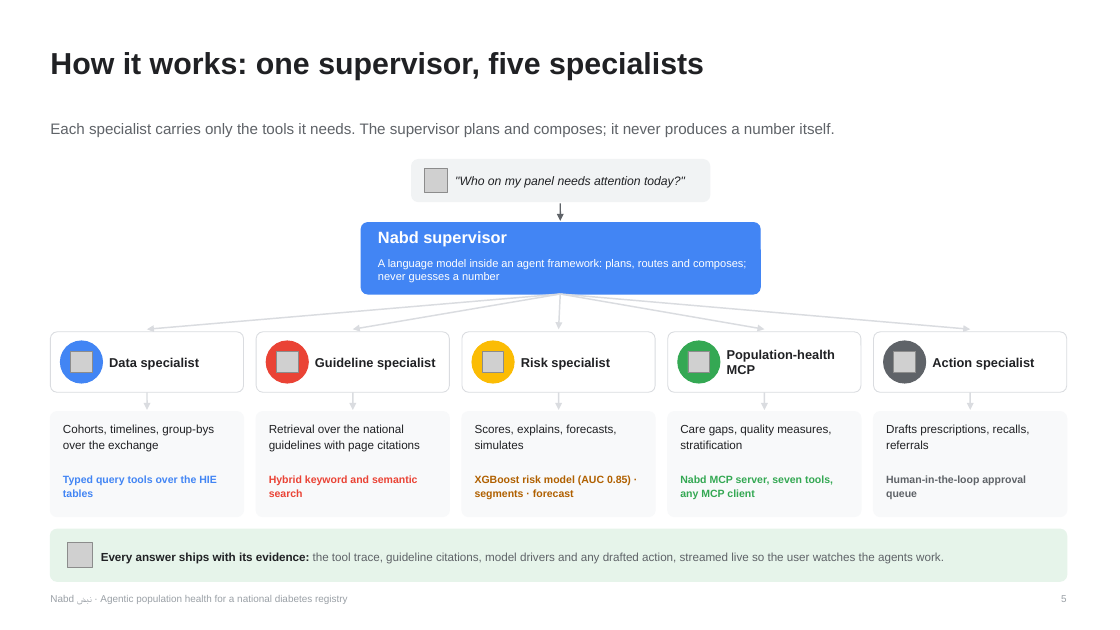
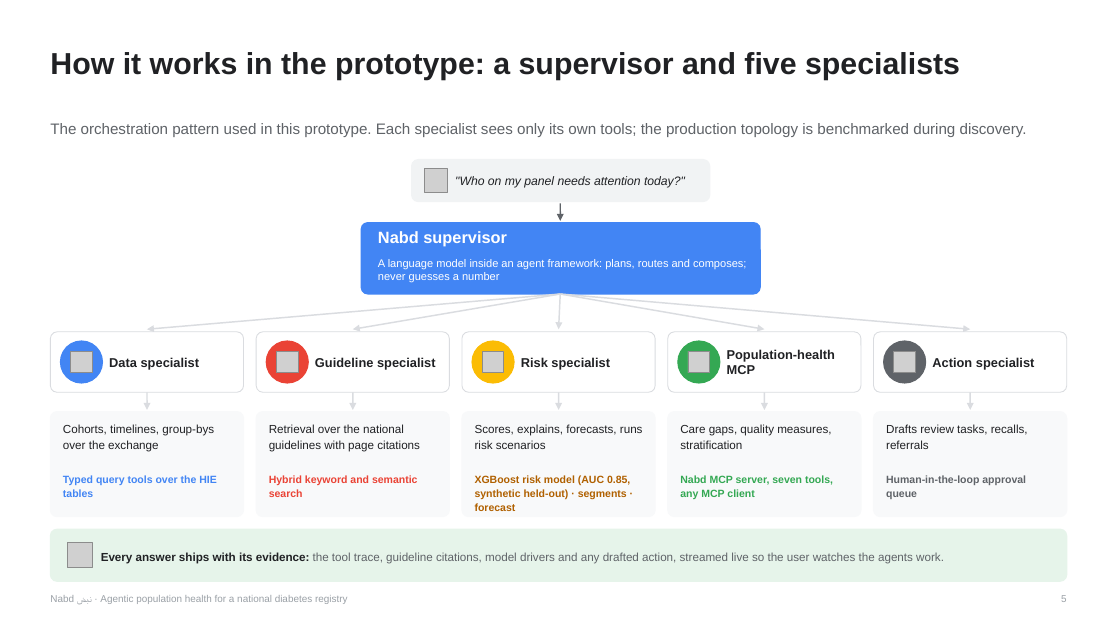
Before and after one commit to raedaldweik/G_Health, a slide deck: slide 5 of deck/Nabd.pptx. Drawn at 1120x630 pixels with LibreOffice and Linux fonts; fonts in the diff are those of the drawing; grey boxes stand for pictures. Boxes give left, top, right and bottom in pixels: in the first picture for what was removed or moved away, otherwise in the second. Text is boxed around its words. In the diff, an @@ line names an element or a change of style, - is before the commit and + after.

```diff
--- a/deck/Nabd.pptx
+++ b/deck/Nabd.pptx
@@ text at (x1=50, y1=52, x2=960, y2=80): text changed @@
-How it works: one supervisor, five specialists
+How it works in the prototype: a supervisor and five specialists
@@ text at (x1=50, y1=123, x2=1027, y2=137): text changed @@
-Each specialist carries only the tools it needs. The supervisor plans and composes; it never produces a number itself.
+The orchestration pattern used in this prototype. Each specialist sees only its own tools; the production topology is benchmarked during discovery.
@@ text at (x1=475, y1=424, x2=643, y2=449): text changed @@
-Scores, explains, forecasts, simulates
+Scores, explains, forecasts, runs risk scenarios
@@ text at (x1=886, y1=424, x2=1028, y2=449): text changed @@
-Drafts prescriptions, recalls, referrals
+Drafts review tasks, recalls, referrals
@@ text at (x1=475, y1=475, x2=630, y2=511): text changed @@
-XGBoost risk model (AUC 0.85) · segments · forecast
+XGBoost risk model (AUC 0.85, synthetic held-out) · segments · forecast
```
Also in this commit, not shown: 4 other slides changed, 23 other files.
